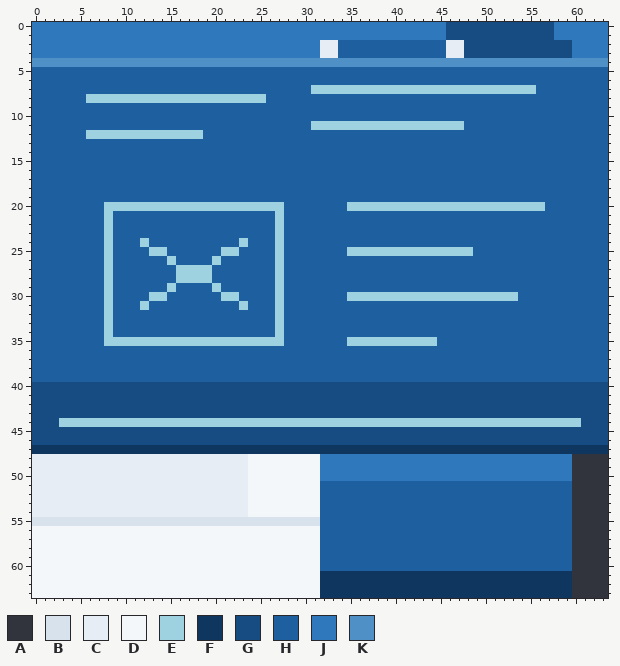
Two versions of one pixel-art file, Docs/art/blueprint-roll-2026-11-04/texture/blueprint_roll_atlas.aseprite. Above, as it was before the edit.
64x64 pixels, 1 frame. Colours within 5 levels of each other are drawn and written as one.
Visible layers, top first: "Material accents", "Blueprint linework", "Blueprint base".
Palette (. is transparent): A #31343c  B #d8e2ec  C #e6edf5  D #f4f7fa  E #9ed2e1  F #0e365f  G #174c82  H #1d5f9f  J #2f78bb  K #4f91c7
Pixels before (only the part around the change), first column x 0:
 0 JJJJJJJJJJJJJJJJJJJJJJJJJJJJJJJJJJJ
 1 JJJJJJJJJJJJJJJJJJJJJJJJJJJJJJJJJJJ
 2 JJJJJJJJJJJJJJJJJJJJJJJJJJJJJJJJCCH
 3 JJJJJJJJJJJJJJJJJJJJJJJJJJJJJJJJCCH
 4 KKKKKKKKKKKKKKKKKKKKKKKKKKKKKKKKKKK
 5 HHHHHHHHHHHHHHHHHHHHHHHHHHHHHHHHHHH
 6 HHHHHHHHHHHHHHHHHHHHHHHHHHHHHHHHHHH
 7 HHHHHHHHHHHHHHHHHHHHHHHHHHHHHHHEEEE
 8 HHHHHHEEEEEEEEEEEEEEEEEEEEHHHHHHHHH
 9 HHHHHHHHHHHHHHHHHHHHHHHHHHHHHHHHHHH
10 HHHHHHHHHHHHHHHHHHHHHHHHHHHHHHHHHHH
11 HHHHHHHHHHHHHHHHHHHHHHHHHHHHHHHEEEE
12 HHHHHHEEEEEEEEEEEEEHHHHHHHHHHHHHHHH
13 HHHHHHHHHHHHHHHHHHHHHHHHHHHHHHHHHHH
14 HHHHHHHHHHHHHHHHHHHHHHHHHHHHHHHHHHH
15 HHHHHHHHHHHHHHHHHHHHHHHHHHHHHHHHHHH
16 HHHHHHHHHHHHHHHHHHHHHHHHHHHHHHHHHHH
17 HHHHHHHHHHHHHHHHHHHHHHHHHHHHHHHHHHH
18 HHHHHHHHHHHHHHHHHHHHHHHHHHHHHHHHHHH
19 HHHHHHHHHHHHHHHHHHHHHHHHHHHHHHHHHHH
20 HHHHHHHHEEEEEEEEEEEEEEEEEEEEHHHHHHH
21 HHHHHHHHEHHHHHHHHHHHHHHHHHHEHHHHHHH
22 HHHHHHHHEHHHHHHHHHHHHHHHHHHEHHHHHHH
23 HHHHHHHHEHHHHHHHHHHHHHHHHHHEHHHHHHH
24 HHHHHHHHEHHHEHHHHHHHHHHEHHHEHHHHHHH
25 HHHHHHHHEHHHHEEHHHHHHEEHHHHEHHHHHHH
26 HHHHHHHHEHHHHHHEHHHHEHHHHHHEHHHHHHH
27 HHHHHHHHEHHHHHHHEEEEHHHHHHHEHHHHHHH
28 HHHHHHHHEHHHHHHHEEEEHHHHHHHEHHHHHHH
29 HHHHHHHHEHHHHHHEHHHHEHHHHHHEHHHHHHH
30 HHHHHHHHEHHHHEEHHHHHHEEHHHHEHHHHHHH
31 HHHHHHHHEHHHEHHHHHHHHHHEHHHEHHHHHHH
32 HHHHHHHHEHHHHHHHHHHHHHHHHHHEHHHHHHH
33 HHHHHHHHEHHHHHHHHHHHHHHHHHHEHHHHHHH
34 HHHHHHHHEHHHHHHHHHHHHHHHHHHEHHHHHHH
35 HHHHHHHHEEEEEEEEEEEEEEEEEEEEHHHHHHH
36 HHHHHHHHHHHHHHHHHHHHHHHHHHHHHHHHHHH
37 HHHHHHHHHHHHHHHHHHHHHHHHHHHHHHHHHHH
38 HHHHHHHHHHHHHHHHHHHHHHHHHHHHHHHHHHH
39 HHHHHHHHHHHHHHHHHHHHHHHHHHHHHHHHHHH
40 GGGGGGGGGGGGGGGGGGGGGGGGGGGGGGGGGGG
41 GGGGGGGGGGGGGGGGGGGGGGGGGGGGGGGGGGG
42 GGGGGGGGGGGGGGGGGGGGGGGGGGGGGGGGGGG
43 GGGGGGGGGGGGGGGGGGGGGGGGGGGGGGGGGGG
44 GGGEEEEEEEEEEEEEEEEEEEEEEEEEEEEEEEE
45 GGGGGGGGGGGGGGGGGGGGGGGGGGGGGGGGGGG
46 GGGGGGGGGGGGGGGGGGGGGGGGGGGGGGGGGGG
47 FFFFFFFFFFFFFFFFFFFFFFFFFFFFFFFFFFF
48 CCCCCCCCCCCCCCCCCCCCCCCCDDDDDDDDJJJ
49 CCCCCCCCCCCCCCCCCCCCCCCCDDDDDDDDJJJ
50 CCCCCCCCCCCCCCCCCCCCCCCCDDDDDDDDJJJ
The same view after the edit:
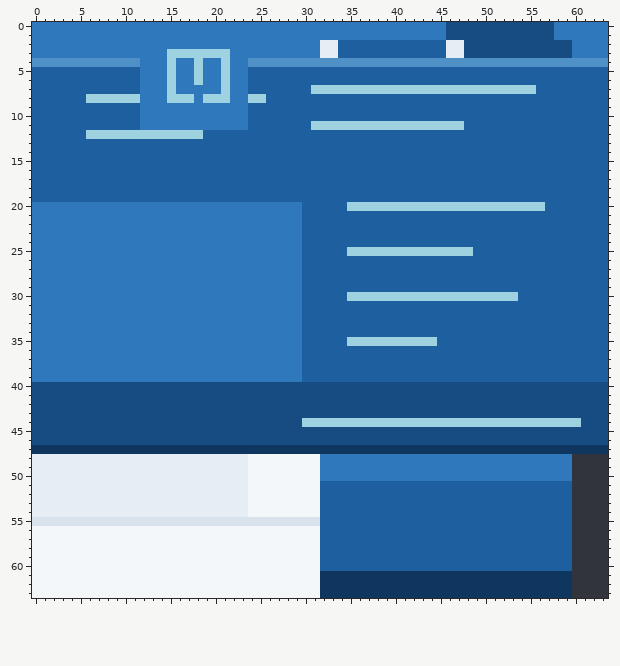
Log entry: Simplify open Blueprint linework
The exact change:
Layers "Blueprint linework", "Blueprint base":
y 3: x 15..21 JJJJJJJ -> EEEEEEE
y 4: x 12..23 KKKKKKKKKKKK -> JJJEJJEJJEJJ
y 5..6: x 12..23 HHHHHHHHHHHH -> JJJEJJEJJEJJ
y 7: x 12..23 HHHHHHHHHHHH -> JJJEJJJJJEJJ
y 8: x 12..14 EEE -> JJJ; x 18 E -> J; x 22..23 EE -> JJ
y 9..11: x 12..23 HHHHHHHHHHHH -> JJJJJJJJJJJJ
y 20: x 0..29 HHHHHHHHEEEEEEEEEEEEEEEEEEEEHH -> JJJJJJJJJJJJJJJJJJJJJJJJJJJJJJ
y 21..23: x 0..29 HHHHHHHHEHHHHHHHHHHHHHHHHHHEHH -> JJJJJJJJJJJJJJJJJJJJJJJJJJJJJJ
y 24: x 0..29 HHHHHHHHEHHHEHHHHHHHHHHEHHHEHH -> JJJJJJJJJJJJJJJJJJJJJJJJJJJJJJ
y 25: x 0..29 HHHHHHHHEHHHHEEHHHHHHEEHHHHEHH -> JJJJJJJJJJJJJJJJJJJJJJJJJJJJJJ
y 26: x 0..29 HHHHHHHHEHHHHHHEHHHHEHHHHHHEHH -> JJJJJJJJJJJJJJJJJJJJJJJJJJJJJJ
y 27..28: x 0..29 HHHHHHHHEHHHHHHHEEEEHHHHHHHEHH -> JJJJJJJJJJJJJJJJJJJJJJJJJJJJJJ
y 29: x 0..29 HHHHHHHHEHHHHHHEHHHHEHHHHHHEHH -> JJJJJJJJJJJJJJJJJJJJJJJJJJJJJJ
y 30: x 0..29 HHHHHHHHEHHHHEEHHHHHHEEHHHHEHH -> JJJJJJJJJJJJJJJJJJJJJJJJJJJJJJ
y 31: x 0..29 HHHHHHHHEHHHEHHHHHHHHHHEHHHEHH -> JJJJJJJJJJJJJJJJJJJJJJJJJJJJJJ
y 32..34: x 0..29 HHHHHHHHEHHHHHHHHHHHHHHHHHHEHH -> JJJJJJJJJJJJJJJJJJJJJJJJJJJJJJ
y 35: x 0..29 HHHHHHHHEEEEEEEEEEEEEEEEEEEEHH -> JJJJJJJJJJJJJJJJJJJJJJJJJJJJJJ
y 36..39: x 0..29 HHHHHHHHHHHHHHHHHHHHHHHHHHHHHH -> JJJJJJJJJJJJJJJJJJJJJJJJJJJJJJ
y 44: x 3..29 EEEEEEEEEEEEEEEEEEEEEEEEEEE -> GGGGGGGGGGGGGGGGGGGGGGGGGGG
